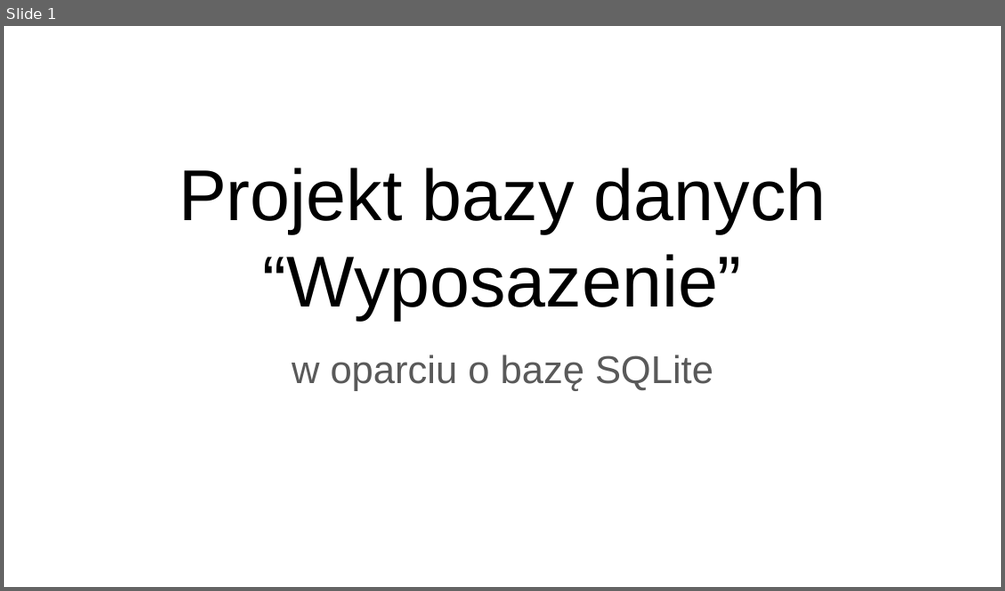
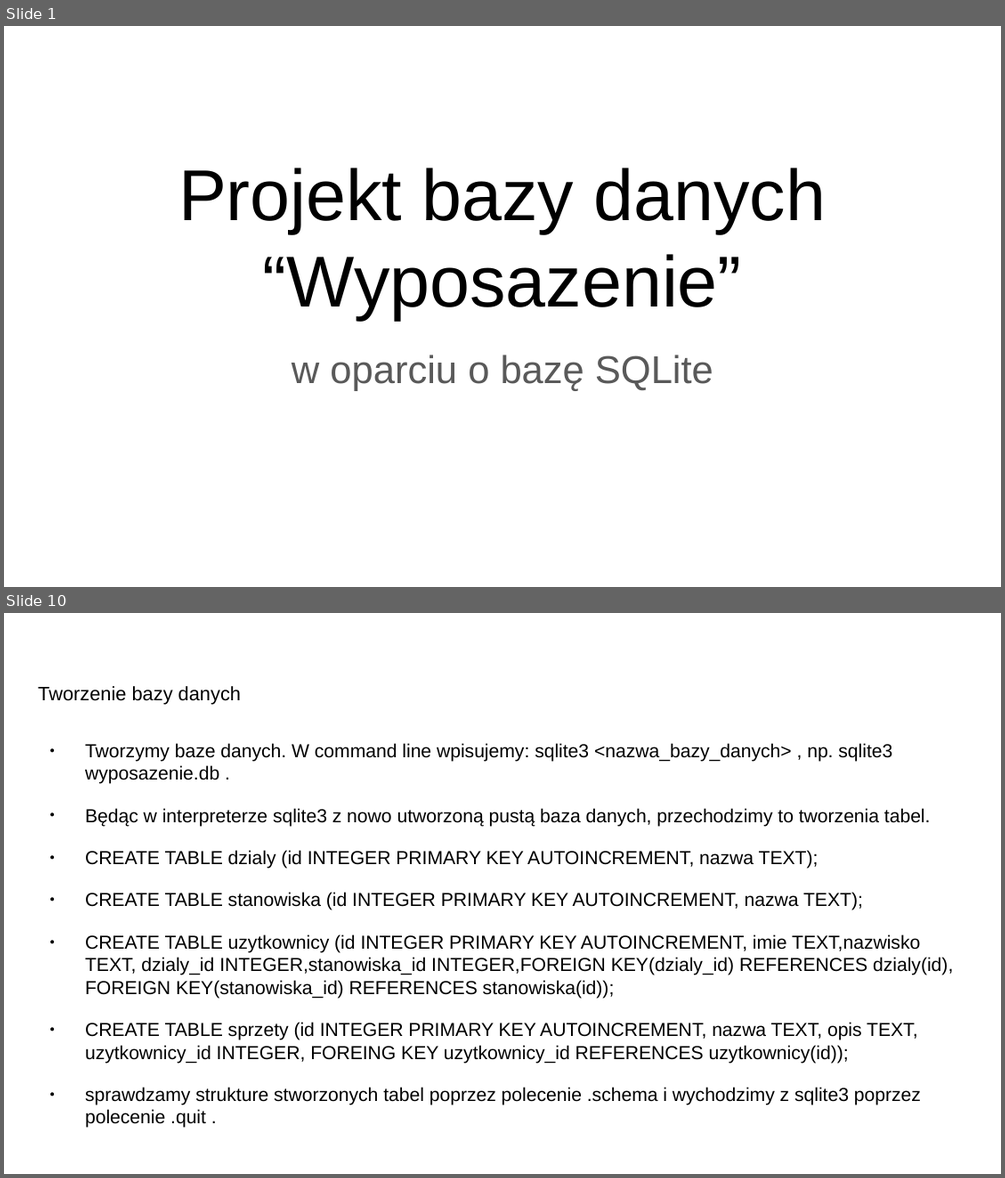
Before and after one commit to PrzemekN/wyposazenie, a slide deck: Projekt bazy danych Wyposazenie.pptx. Shown one above the other, each under a label of ours: slide 1 before the commit, slides 1 and 10 after it; the slides between them are not shown. The pictures are 1005x591 and 1005x1178 pixels, drawn with LibreOffice and Linux fonts; fonts in the diff are those of the drawing. Boxes give left, top, right and bottom in pixels: in the first picture for what was removed or moved away, otherwise in the second. Text is boxed around its words. In the diff, an @@ line names an element or a change of style, - is before the commit and + after.

Commit message:
doc ver 2, zmiany w strukturze bazy

```diff
--- a/Projekt bazy danych Wyposazenie.pptx
+++ b/Projekt bazy danych Wyposazenie.pptx
@@ slide 10 added at bbox=[4, 613, 1001, 1174], background #FFFFFF @@
@@ text added at bbox=[38, 686, 241, 705], 14 pt, text #000000 @@
+Tworzenie bazy danych
@@ text added at bbox=[85, 743, 953, 1105], 13.6 pt, text #000000 @@
+● Tworzymy baze danych. W command line wpisujemy: sqlite3 <nazwa_bazy_danych> , np. sqlite3 wyposazenie.db .
+● Będąc w interpreterze sqlite3 z nowo utworzoną pustą baza danych, przechodzimy to tworzenia tabel.
+● CREATE TABLE dzialy (id INTEGER PRIMARY KEY AUTOINCREMENT, nazwa TEXT);
+● CREATE TABLE stanowiska (id INTEGER PRIMARY KEY AUTOINCREMENT, nazwa TEXT);
+● CREATE TABLE uzytkownicy (id INTEGER PRIMARY KEY AUTOINCREMENT, imie TEXT,nazwisko TEXT, dzialy_id INTEGER,stanowiska_id INTEGER,FOREIGN KEY(dzialy_id) REFERENCES dzialy(id), FOREIGN KEY(stanowiska_id) REFERENCES stanowiska(id));
+● CREATE TABLE sprzety (id INTEGER PRIMARY KEY AUTOINCREMENT, nazwa TEXT, opis TEXT, uzytkownicy_id INTEGER, FOREING KEY uzytkownicy_id REFERENCES uzytkownicy(id));
+● sprawdzamy strukture stworzonych tabel poprzez polecenie .schema i wychodzimy z sqlite3 poprzez polecenie .quit .
```
Also in this commit, not shown: 8 slides changed, 1 other file.
